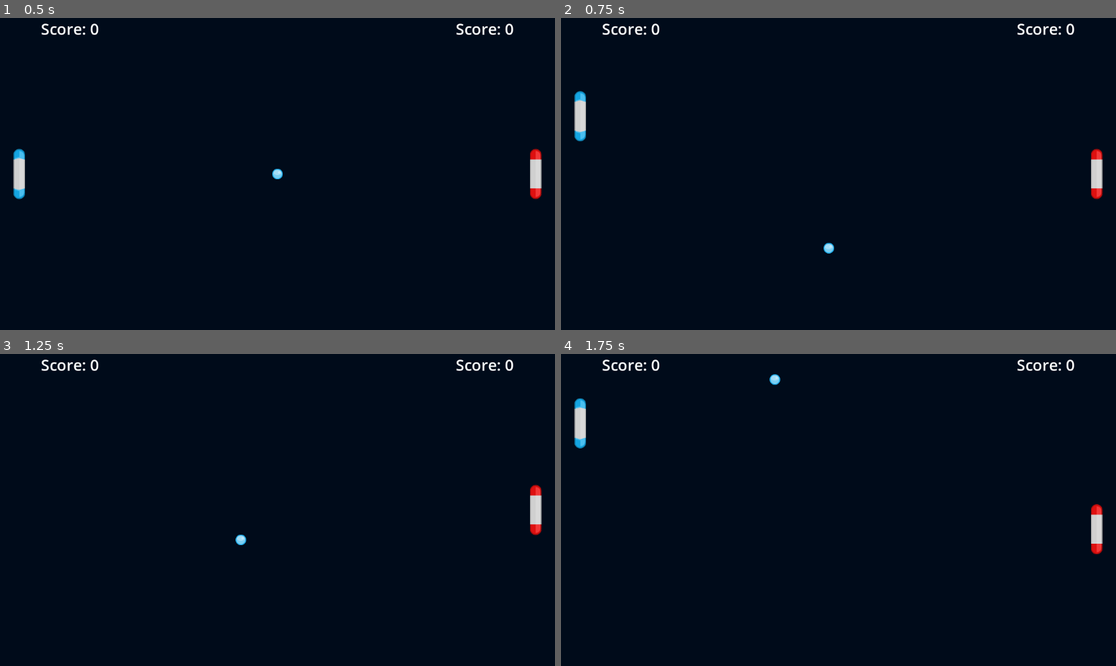
Above: before the commit, frames 1-4 (two rows, left to right).
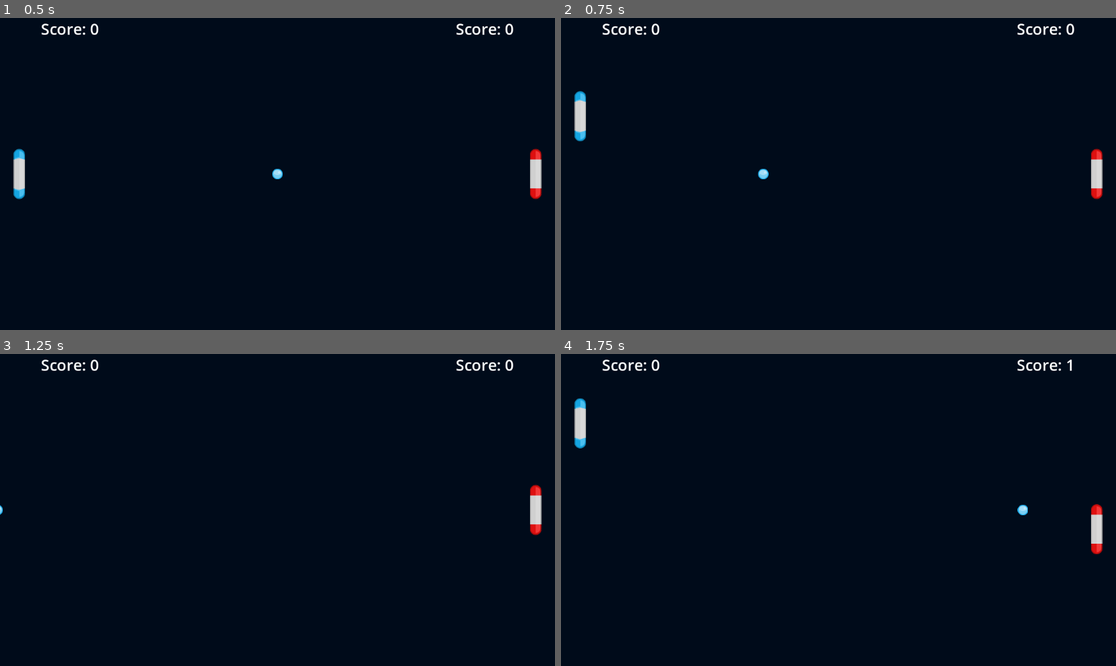
Above: after the commit, the same moments.

Repository: XCarCedo/Pong
Game: Godot game, scene res://Scenes/Game.tscn
Same seed, same stepped clock (60 frames per second), same inputs: the game is played once before the commit and once after it. The project has no main scene, so this scene is started directly.
Inputs:
- Up to frame 1 (0.5 s): no input
- Up to frame 2 (0.75 s): tap Enter at 0.5 s; hold W (p1_up) from 0.53 s (still down); hold Space (shoot_ball) from 0.53 s (still down)
- Up to frame 3 (1.25 s): keep holding W (p1_up); keep holding Space (shoot_ball)
- Up to frame 4 (1.75 s): release W (p1_up) at 1.28 s; release Space (shoot_ball) at 1.28 s; hold S (p1_down) from 1.28 s (still down); tap Down (p2_down) at 1.35 s; tap Space (shoot_ball) at 1.55 s

Frame 1 is identical in both runs. In frame 2, 0.1% of the frame differs, in the area x 35-50%, y 48-76%; in frame 3, less than 0.1%; in frame 4, 0.2%, in the area x 37-93%, y 1-52%.

Commit message:
Removed random rotation

Diff:
--- a/Scripts/Ball.gd
+++ b/Scripts/Ball.gd
@@ -21,9 +21,7 @@
 	randomize()
 	shooted = true
 
-	var new_vel = Vector2(speed,0)
-	new_vel = new_vel.rotated(deg_to_rad(randf_range(0,360)))
-	linear_velocity = new_vel
+	linear_velocity = Vector2([speed, -speed].pick_random(), 0)
 
 
 func _physics_process(delta):
